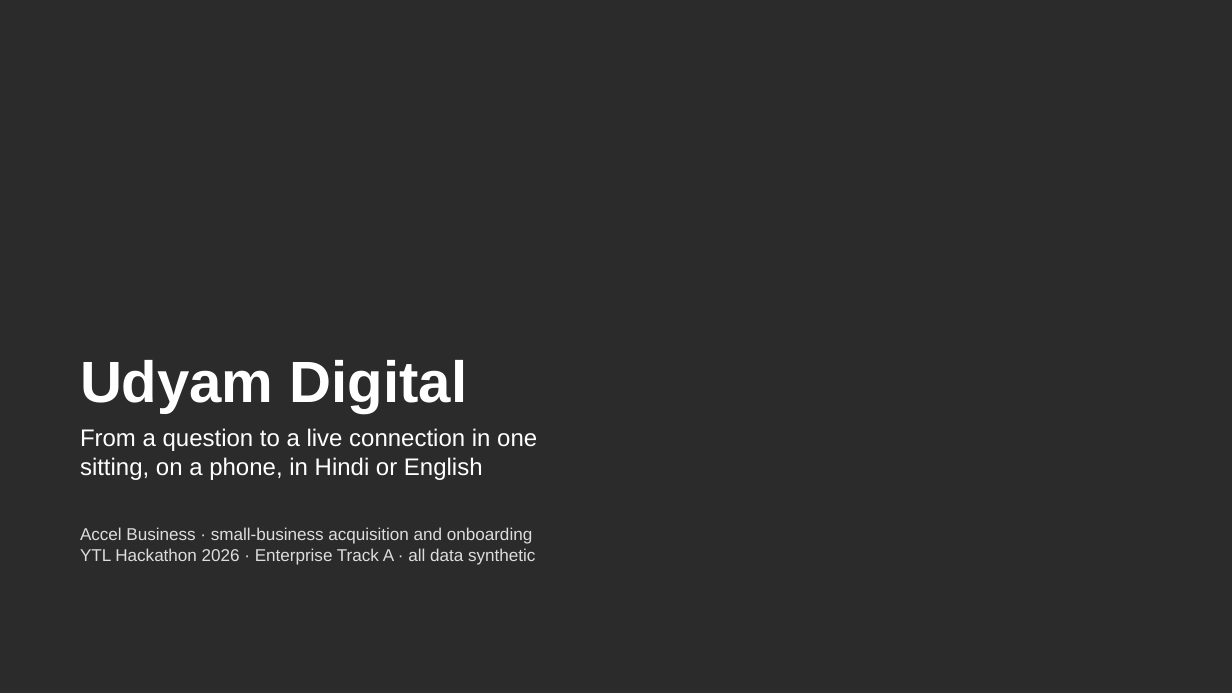
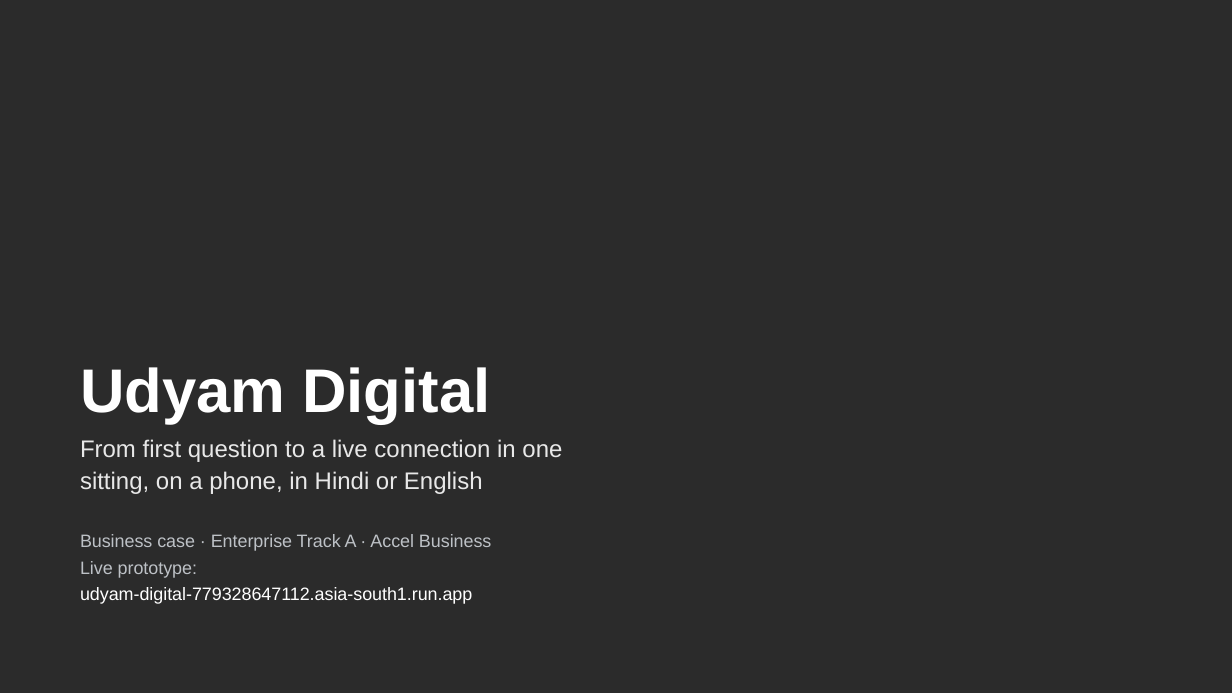
Before and after one commit to bhaweshwar/airtel-sync-udyam-digital, a slide deck: slide 1 of docs/deck/udyam-digital-business-case.pptx. Drawn at 1232x693 pixels with LibreOffice and Linux fonts; fonts in the diff are those of the drawing; background and template pictures are left out; a plain dark background stands for a picture behind light text. Boxes give left, top, right and bottom in pixels: in the first picture for what was removed or moved away, otherwise in the second. Text is boxed around its words. In the diff, an @@ line names an element or a change of style, - is before the commit and + after.

```diff
--- a/docs/deck/udyam-digital-business-case.pptx
+++ b/docs/deck/udyam-digital-business-case.pptx
@@ text "Udyam Digital": place and size @@
-text "Udyam Digital" at box(80, 360, 467, 413)
+text "Udyam Digital" at box(80, 367, 490, 424)
@@ text "Udyam Digital" at box(80, 367, 490, 424): size 34 to 36 pt @@
@@ text at box(80, 439, 562, 494): text changed; text colour #FFFFFF to #E8E8E8 @@
-From a question to a live connection in one sitting, on a phone, in Hindi or English
+From first question to a live connection in one sitting, on a phone, in Hindi or English
@@ text at box(80, 534, 491, 604): text changed; size 10 to 10.5 pt; text colour #DDDDDD to #BDC1C6 @@
-Accel Business · small-business acquisition and onboarding
-YTL Hackathon 2026 · Enterprise Track A · all data synthetic
+Business case · Enterprise Track A · Accel Business
+Live prototype:
+udyam-digital-779328647112.asia-south1.run.app
```
Also in this commit, not shown: 8 other slides changed, 1 slide added, 1 slide removed, 9 other files.
